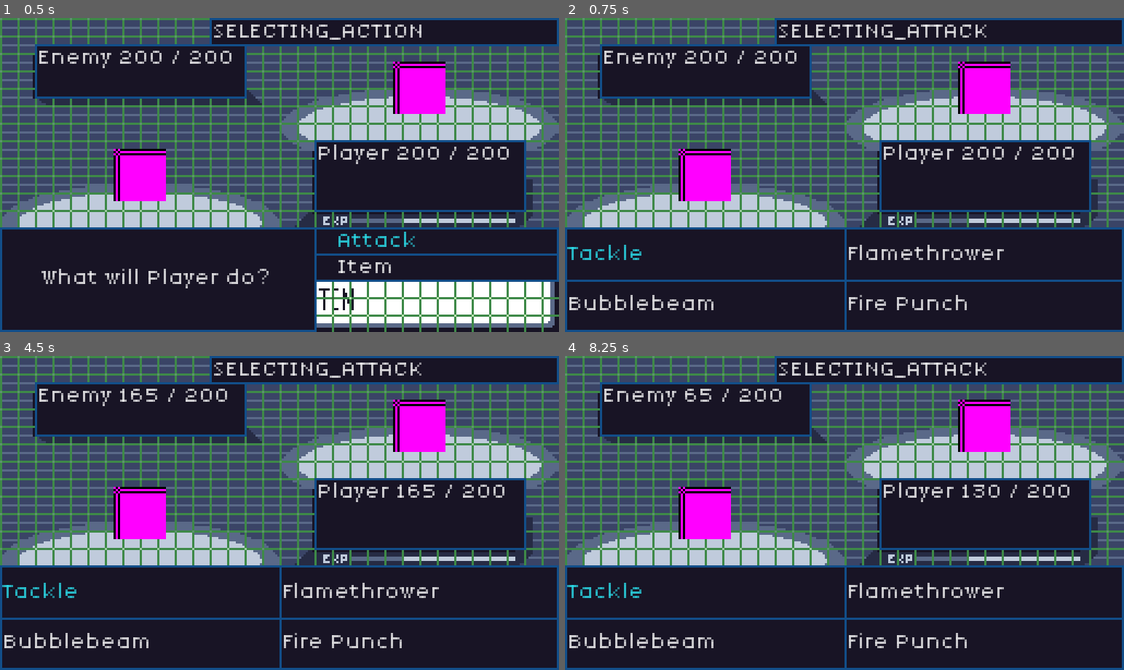
Above: before the commit, frames 1-4 (two rows, left to right).
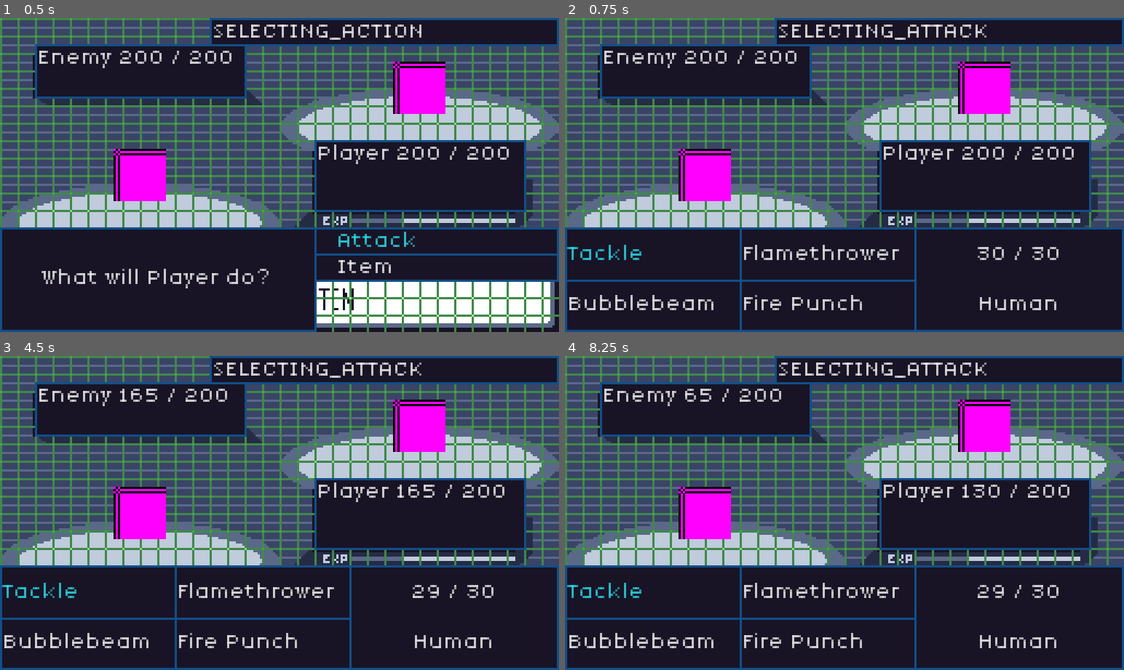
Above: after the commit, the same moments.

Repository: JakeTaussig/rpg-rougelike
Game: Godot game, scene res://scenes/battle.tscn
Two runs of this game, one before a commit and one after it. Both use one fixed random seed, a clock stepped at 60 frames per second and the inputs below.
Inputs:
- Up to frame 1 (0.5 s): no input
- Up to frame 2 (0.75 s): click "Attack" at 0.5 s
- Up to frame 3 (4.5 s): click "Tackle" at 1.25 s; click "Continue" at 2 s; click "Continue" at 2.75 s; click "Item" at 3.5 s; click "Attack" at 4.25 s
- Up to frame 4 (8.25 s): click "Flamethrower" at 5 s; click "Continue" at 5.75 s; tap Enter at 6.5 s; click "Item" at 7.25 s; click "Attack" at 8 s

Frame 1 is identical in both runs. In frame 2, 2.2% of the frame differs, in the area x 31-100%, y 67-100%; in frame 3, 2.2%; in frame 4, 2.2%.

Commit message:
support PP

Diff:
--- a/assets/themes/main.tres
+++ b/assets/themes/main.tres
@@ -1,8 +1,10 @@
-[gd_resource type="Theme" load_steps=4 format=3 uid="uid://bb5xdt6d0xc8h"]
+[gd_resource type="Theme" load_steps=5 format=3 uid="uid://bb5xdt6d0xc8h"]
 
 [ext_resource type="FontFile" uid="uid://c27kqqygdffnr" path="res://assets/fonts/LoRes 9 Minus OT Wide Regular.ttf" id="1_pgokm"]
 [ext_resource type="StyleBox" uid="uid://dv2ftdeiv2dr3" path="res://assets/styles/focus_sbf.tres" id="2_7mpy8"]
 [ext_resource type="StyleBox" uid="uid://dwb68ajbfeqp0" path="res://assets/styles/normal_sbf.tres" id="3_6fsoa"]
+
+[sub_resource type="StyleBoxEmpty" id="StyleBoxEmpty_7mpy8"]
 
 [resource]
 Button/colors/font_color = Color(1, 1, 1, 1)
@@ -17,4 +19,7 @@
 Label/font_sizes/font_size = 9
 Label/fonts/font = ExtResource("1_pgokm")
 Label/styles/normal = ExtResource("3_6fsoa")
+NoBorderLabel/base_type = &"Label"
+NoBorderLabel/styles/normal = SubResource("StyleBoxEmpty_7mpy8")
+Panel/styles/panel = ExtResource("3_6fsoa")
 VBoxContainer/constants/separation = 4
--- a/project.godot
+++ b/project.godot
@@ -27,3 +27,7 @@
 window/size/always_on_top=true
 window/stretch/mode="viewport"
 window/stretch/scale_mode="integer"
+
+[gui]
+
+theme/custom="uid://bb5xdt6d0xc8h"
--- a/scenes/battle.tscn
+++ b/scenes/battle.tscn
@@ -17,6 +17,7 @@
 
 [node name="PlayerPrompt" type="Label" parent="BottomBar"]
 unique_name_in_owner = true
+visible = false
 z_index = 1
 offset_top = 96.0
 offset_right = 144.0
@@ -30,6 +31,7 @@
 
 [node name="Action" type="VBoxContainer" parent="BottomBar"]
 unique_name_in_owner = true
+visible = false
 z_index = 2
 offset_left = 144.0
 offset_top = 96.0
@@ -46,43 +48,6 @@
 [node name="Item" type="Button" parent="BottomBar/Action"]
 layout_mode = 2
 text = "   Item"
-alignment = 0
-
-[node name="MovesMenu" type="GridContainer" parent="BottomBar"]
-unique_name_in_owner = true
-visible = false
-offset_top = 96.0
-offset_right = 255.0
-offset_bottom = 143.0
-theme = ExtResource("2_p1qf1")
-theme_override_constants/h_separation = 0
-theme_override_constants/v_separation = 0
-columns = 2
-
-[node name="Move1" type="Button" parent="BottomBar/MovesMenu"]
-custom_minimum_size = Vector2(128, 24)
-layout_mode = 2
-theme = ExtResource("2_p1qf1")
-text = "   Move 1"
-alignment = 0
-
-[node name="Move2" type="Button" parent="BottomBar/MovesMenu"]
-custom_minimum_size = Vector2(127, 24)
-layout_mode = 2
-text = "   Move 2"
-alignment = 0
-
-[node name="Move3" type="Button" parent="BottomBar/MovesMenu"]
-custom_minimum_size = Vector2(0, 23)
-layout_mode = 2
-text = "   Move 3"
-alignment = 0
-
-[node name="Move4" type="Button" parent="BottomBar/MovesMenu"]
-custom_minimum_size = Vector2(0, 23)
-layout_mode = 2
-text = "   Move 4
-"
 alignment = 0
 
 [node name="BattleStatus" type="Label" parent="BottomBar"]
@@ -104,6 +69,77 @@
 offset_bottom = 47.0
 theme = ExtResource("2_p1qf1")
 text = "Continue"
+
+[node name="Moves" type="Node2D" parent="BottomBar"]
+unique_name_in_owner = true
+visible = false
+
+[node name="MovesMenu" type="GridContainer" parent="BottomBar/Moves"]
+unique_name_in_owner = true
+offset_top = 96.0
+offset_right = 255.0
+offset_bottom = 143.0
+theme = ExtResource("2_p1qf1")
+theme_override_constants/h_separation = 0
+theme_override_constants/v_separation = 0
+columns = 2
+
+[node name="Move1" type="Button" parent="BottomBar/Moves/MovesMenu"]
+custom_minimum_size = Vector2(80, 24)
+layout_mode = 2
+theme = ExtResource("2_p1qf1")
+text = "   Move 1"
+alignment = 0
+
+[node name="Move2" type="Button" parent="BottomBar/Moves/MovesMenu"]
+custom_minimum_size = Vector2(80, 24)
+layout_mode = 2
+text = "   Move 2"
+alignment = 0
+
+[node name="Move3" type="Button" parent="BottomBar/Moves/MovesMenu"]
+custom_minimum_size = Vector2(0, 23)
+layout_mode = 2
+text = "   Move 3"
+alignment = 0
+
+[node name="Move4" type="Button" parent="BottomBar/Moves/MovesMenu"]
+custom_minimum_size = Vector2(0, 23)
+layout_mode = 2
+text = "   Move 4
+"
+alignment = 0
+
+[node name="MoveInfo" type="Panel" parent="BottomBar/Moves"]
+custom_minimum_size = Vector2(0, 24)
+offset_left = 160.0
+offset_top = 96.0
+offset_right = 255.0
+offset_bottom = 143.0
+theme = ExtResource("2_p1qf1")
+
+[node name="PPInfo" type="Label" parent="BottomBar/Moves/MoveInfo"]
+unique_name_in_owner = true
+layout_mode = 2
+offset_right = 95.0
+offset_bottom = 24.0
+theme = ExtResource("2_p1qf1")
+theme_type_variation = &"NoBorderLabel"
+text = "PP: 0/15"
+horizontal_alignment = 1
+vertical_alignment = 1
+
+[node name="TypeInfo" type="Label" parent="BottomBar/Moves/MoveInfo"]
+unique_name_in_owner = true
+layout_mode = 2
+offset_top = 23.0
+offset_right = 95.0
+offset_bottom = 47.0
+theme = ExtResource("2_p1qf1")
+theme_type_variation = &"NoBorderLabel"
+text = "TYPE: HUMAN"
+horizontal_alignment = 1
+vertical_alignment = 1
 
 [node name="HealthPanels" type="Node2D" parent="."]
 position = Vector2(-1, 0)
@@ -152,8 +188,8 @@
 text = "state:"
 
 [connection signal="pressed" from="BottomBar/Action/Attack" to="." method="_on_attack_pressed"]
-[connection signal="pressed" from="BottomBar/MovesMenu/Move1" to="." method="_on_move_pressed" binds= [0]]
-[connection signal="pressed" from="BottomBar/MovesMenu/Move2" to="." method="_on_move_pressed" binds= [1]]
-[connection signal="pressed" from="BottomBar/MovesMenu/Move3" to="." method="_on_move_pressed" binds= [2]]
-[connection signal="pressed" from="BottomBar/MovesMenu/Move4" to="." method="_on_move_pressed" binds= [3]]
 [connection signal="pressed" from="BottomBar/BattleStatus/ContinueButton" to="." method="_on_continue_button_pressed"]
+[connection signal="pressed" from="BottomBar/Moves/MovesMenu/Move1" to="." method="_on_move_pressed" binds= [0]]
+[connection signal="pressed" from="BottomBar/Moves/MovesMenu/Move2" to="." method="_on_move_pressed" binds= [1]]
+[connection signal="pressed" from="BottomBar/Moves/MovesMenu/Move3" to="." method="_on_move_pressed" binds= [2]]
+[connection signal="pressed" from="BottomBar/Moves/MovesMenu/Move4" to="." method="_on_move_pressed" binds= [3]]
--- a/scripts/battle.gd
+++ b/scripts/battle.gd
@@ -9,6 +9,7 @@
 # Called when the node enters the scene tree for the first time.
 func _ready() -> void:
 	_init_battle_participants()
+	_init_moves()
 	_render_hp()
 	for i in %Player.moves.size():
 		%MovesMenu.get_child(i).text = %Player.moves[i].move_name
@@ -21,14 +22,13 @@
 func _update_state(new_state: State, label_text: String = ""):
 	var old_state = state
 	state = new_state
-
 	%StateDisplay.text = State.keys()[state]
 
 	if old_state == State.SELECTING_ACTION:
 		%PlayerPrompt.visible = false
 		%Action.visible = false
 	elif old_state == State.SELECTING_ATTACK:
-		%MovesMenu.visible = false
+		%Moves.visible = false
 	elif old_state == State.ATTACKING_INFO:
 		%BattleStatus.visible = false
 		if %Enemy.hp <= 0:
@@ -46,7 +46,7 @@
 		%Action.visible = true
 		%Action.get_child(0).grab_focus()
 	elif state == State.SELECTING_ATTACK:
-		%MovesMenu.visible = true
+		%Moves.visible = true
 		%MovesMenu.get_child(0).grab_focus()
 	elif state == State.ENEMY_ATTACK:
 		# TODO: Randomly select enemy move / implement smart AI
@@ -68,6 +68,11 @@
 		battle_participants.append(enemy)
 	battle_participants.append(%Player)
 	battle_participants.sort_custom(func(a, b): return a.speed - b.speed)
+
+func _init_moves():
+	for i in %Player.moves.size():
+		%MovesMenu.get_child(i).text = %Player.moves[i].move_name
+		%MovesMenu.get_child(i).focus_entered.connect(func(): _display_pp_info(%Player.moves[i]))
 
 func _on_move_pressed(index: int) -> void:
 	_on_move_selected(index, %Enemy)
@@ -102,3 +107,7 @@
 func _on_attack_pressed() -> void:
 	if state == State.SELECTING_ACTION:
 		_update_state(State.SELECTING_ATTACK)
+
+func _display_pp_info(move: Move) -> void:
+	%PPInfo.text = "%d / %d" % [move.pp, move.max_pp]
+	%TypeInfo.text = Move.Types.keys()[move.type]
--- a/scripts/battle_participant.gd
+++ b/scripts/battle_participant.gd
@@ -34,18 +34,23 @@
 	pass
 
 func _init():
-	moves = GameManager.moves_list
+	# DEBUG: for now each battle participant's moves are set to copy the global moves_list
+	moves = []
+	for move in GameManager.moves_list:
+		moves.append(move.copy())
+
 
 func use_move(index: int, target: BattleParticipant) -> Array:
 	var move = moves[index]
+	var damage = 0
 	if move.category == Move.MoveCategory.ATK:
-		var damage = _attack(move, target, 1)
-		return [move, damage]
+		damage = _attack(move, target, 1)
 	elif move.category == Move.MoveCategory.SP_ATK:
-		var damage = _attack(move, target, 0)
-		return [move, damage]
-	# Placeholder
-	return []
+		damage = _attack(move, target, 0)
+
+	move.pp -= 1
+	return [move, damage]
+
 func increment_health(value: int) -> void:
 	hp += value
 
--- a/scripts/move.gd
+++ b/scripts/move.gd
@@ -42,6 +42,9 @@
 	max_pp = _pp
 	priority = _priority
 
+func copy() -> Move:
+	return Move.new(move_name, type, category, acc, base_power, pp, priority)
+
 # Called when the node enters the scene tree for the first time.
 func _ready() -> void:
 	pass # Replace with function body.
